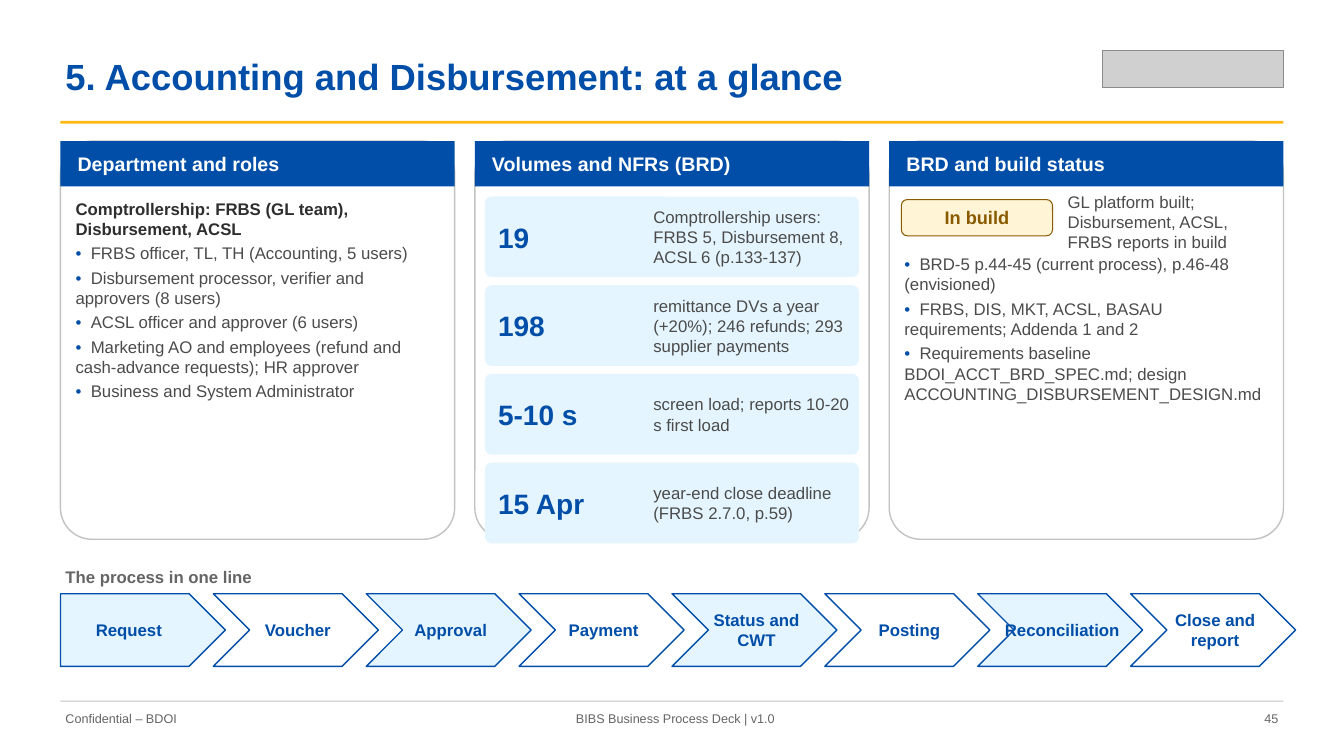
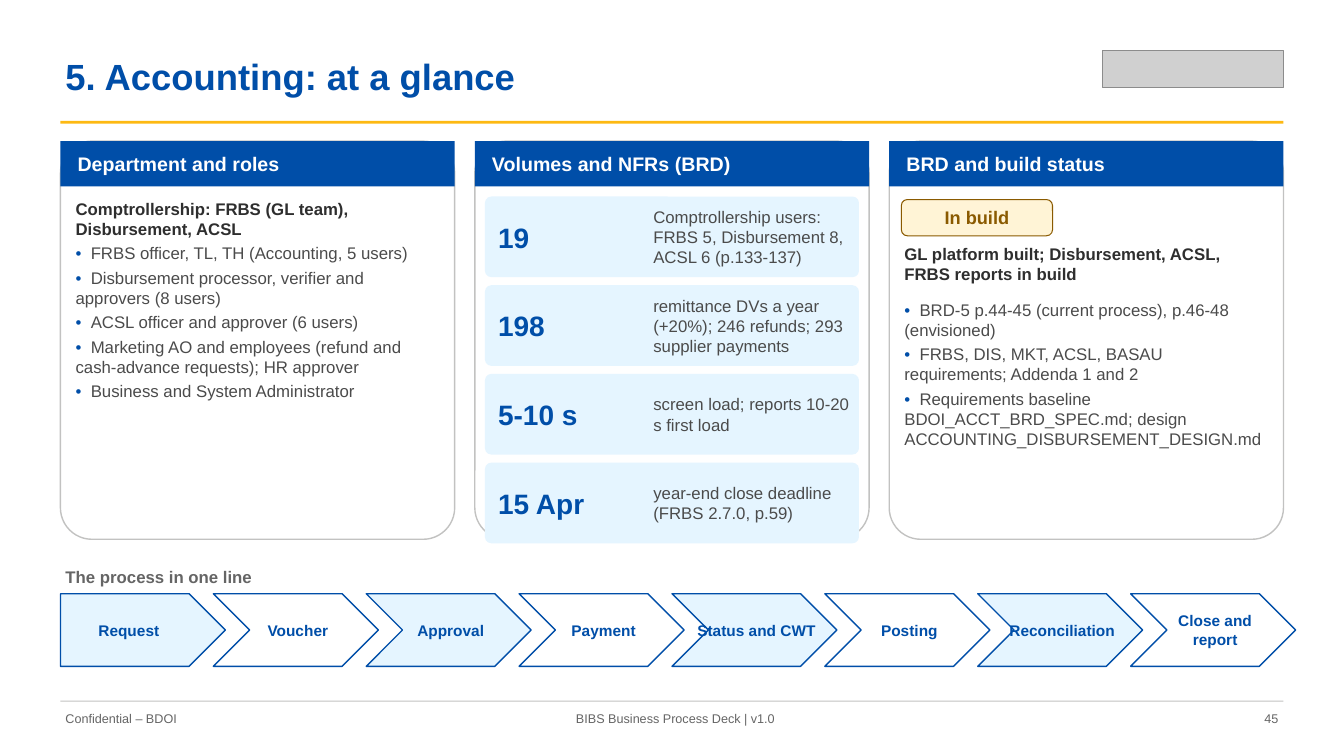
Before and after one commit to IortaTexhNXT-DEV/FinVerse, a slide deck: slide 45 of docs/deliverables/out/Decks/BIBS_Deck_BRD-00_Business_Process_AsIs_Envisioned_BestPractice_v1.0.pptx. Drawn at 1344x756 pixels with LibreOffice and Linux fonts; fonts in the diff are those of the drawing; grey boxes stand for pictures. Boxes give left, top, right and bottom in pixels: in the first picture for what was removed or moved away, otherwise in the second. Text is boxed around its words. In the diff, an @@ line names an element or a change of style, - is before the commit and + after.

```diff
--- a/docs/deliverables/out/Decks/BIBS_Deck_BRD-00_Business_Process_AsIs_Envisioned_BestPractice_v1.0.pptx
+++ b/docs/deliverables/out/Decks/BIBS_Deck_BRD-00_Business_Process_AsIs_Envisioned_BestPractice_v1.0.pptx
@@ text at (65, 63, 515, 97): text changed @@
-5. Accounting and Disbursement: at a glance
+5. Accounting: at a glance
@@ text "GL platform built; Disbursement, ACSL, ...": place and size @@
-text "GL platform built; Disbursement, ACSL, ..." at (1068, 196, 1227, 252)
+text "GL platform built; Disbursement, ACSL, ..." at (904, 248, 1220, 284)
@@ text "GL platform built; Disbursement, ACSL, ..." at (904, 248, 1220, 284): text colour #4B4B4B to #2E2E2E, bold on; vertical alignment middle to top @@
@@ text "• BRD-5 p.44-45 (current process), ...": place and size @@
-text "• BRD-5 p.44-45 (current process), ..." at (904, 258, 1261, 404)
+text "• BRD-5 p.44-45 (current process), ..." at (904, 304, 1261, 449)
@@ size 12 to 11 pt in 8 elements at (98, 625, 159, 639), (268, 625, 329, 636), (417, 625, 484, 639), (571, 625, 635, 639), (697, 623, 815, 639), (881, 625, 938, 639), (1009, 624, 1114, 636), (1178, 615, 1251, 649) @@
```
Also in this commit, not shown: 39 other slides changed, 11 other files.
